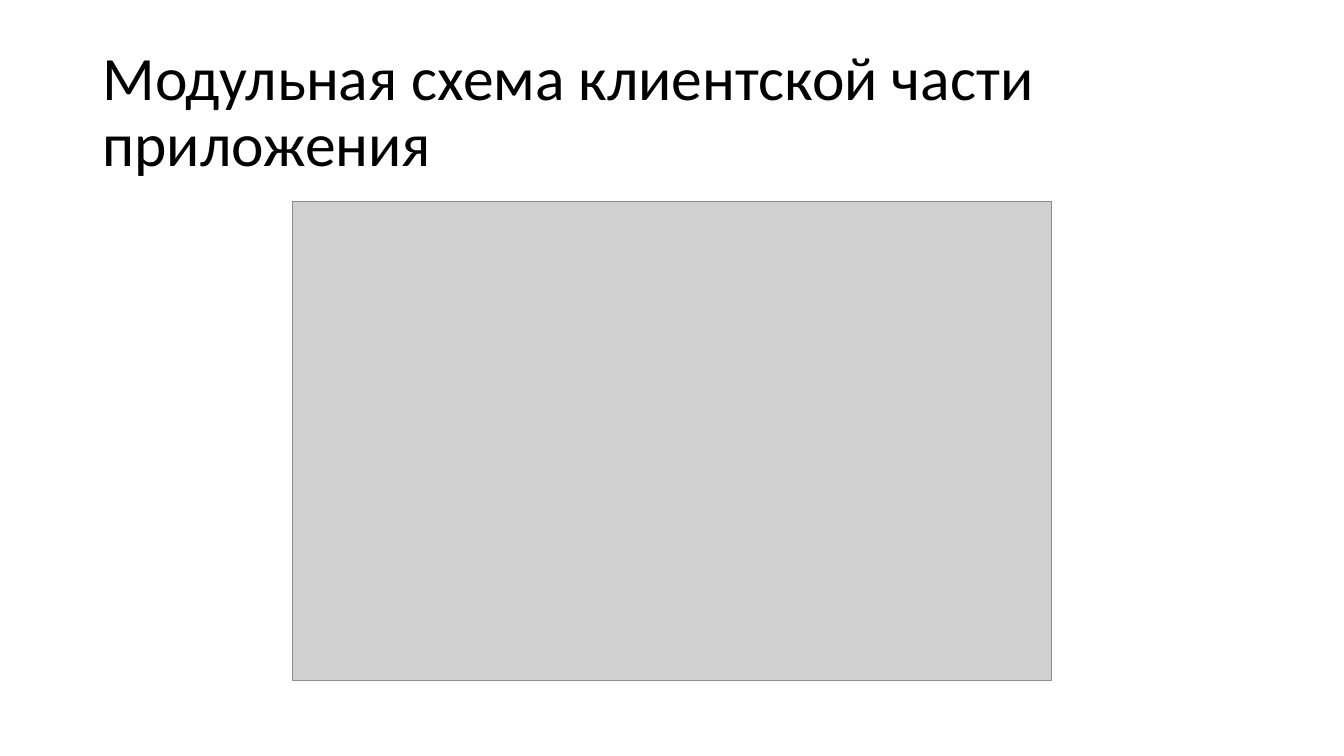
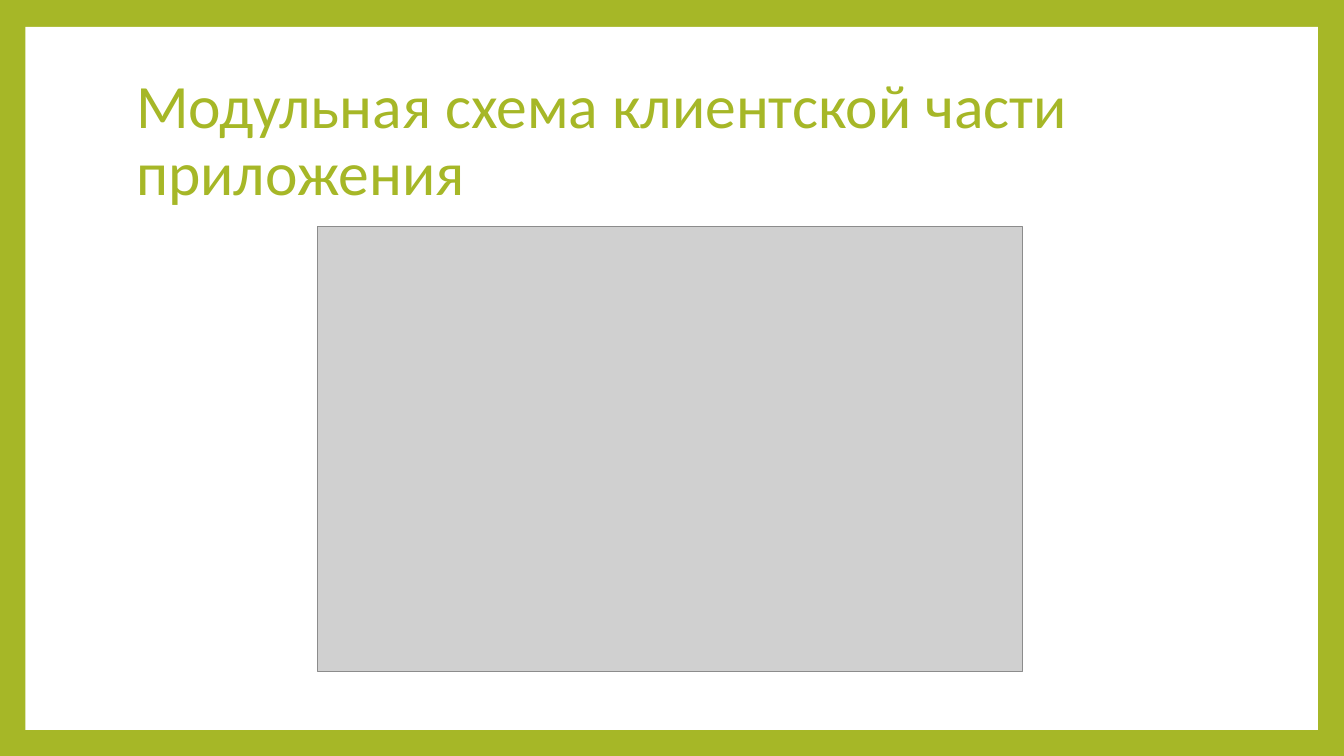
Before and after one commit to ux1e/diplome, a slide deck: slide 5 of files/Записка/Kuznetsov_Ivan_prezentacia.pptx. Drawn at 1344x756 pixels with LibreOffice and Linux fonts; fonts in the diff are those of the drawing; grey boxes stand for pictures. Boxes give left, top, right and bottom in pixels: in the first picture for what was removed or moved away, otherwise in the second. Text is boxed around its words. In the diff, an @@ line names an element or a change of style, - is before the commit and + after.

```diff
--- a/files/Записка/Kuznetsov_Ivan_prezentacia.pptx
+++ b/files/Записка/Kuznetsov_Ivan_prezentacia.pptx
@@ background #FFFFFF to #A6B727 @@
@@ rectangle added at <box>25,27,1318,730</box>, fill #FFFFFF @@
@@ title "Модульная схема клиентской части приложения": place and size @@
-title "Модульная схема клиентской части приложения" at <box>102,58,1033,176</box>
+title "Модульная схема клиентской части приложения" at <box>136,86,1067,205</box>
@@ title "Модульная схема клиентской части приложения" at <box>136,86,1067,205</box>: text colour #000000 to #A6B727 @@
@@ picture: place and size @@
-picture at <box>292,202,1052,682</box>
+picture at <box>318,227,1022,673</box>
```
Also in this commit, not shown: 5 other slides changed, 2 other files.
